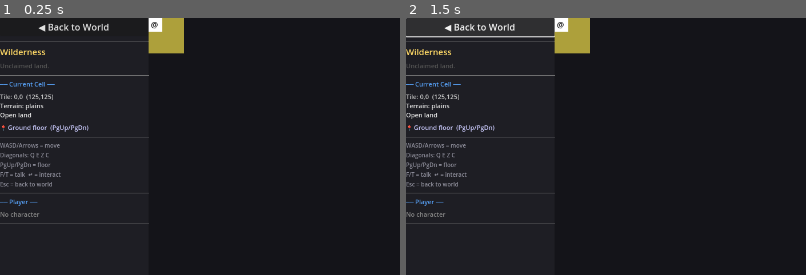
Above: before the commit, frames 1-2 (left to right).
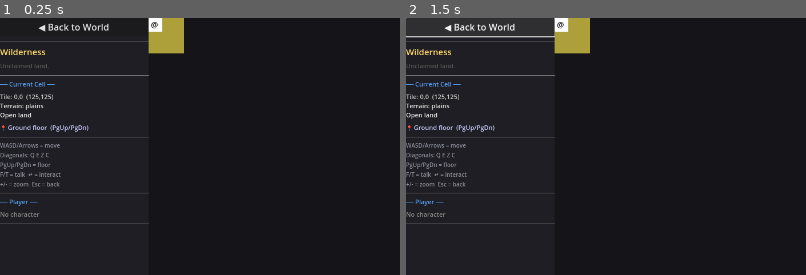
Above: after the commit, the same moments.

Repository: moneybagboyz/Falling-Leaves-Ravensguard
Game: Godot game, scene res://src/ui/settlement_view.tscn
Same seed, same stepped clock (60 frames per second), same inputs: the game is played once before the commit and once after it. This scene is started directly instead of the project's main scene.
Inputs (mouse positions are % of the whole screen's width and height, from its top left):
- Up to frame 1 (0.25 s): no input
- Up to frame 2 (1.5 s): tap Enter at 0.5 s; move the mouse to (72, 45) at 0.52 s; hold Right 0.53-1.25 s; tap E at 0.6 s; click (72, 45) at 0.67 s; tap Space at 0.77 s; click "◀ Back to World" at 1.25 s
The pictures show only the part of the screen within x 0-50%, y 0-50%; the shares and areas given below are measured in that part.

The runs differ from the first frame. In frame 1, 0.1% of the frame differs, in the area x 0-15%, y 63-66%; in frame 2, 0.1%.

Commit message:
SettlementView: add +/- zoom (ZOOM_STEPS 32-96px, default 64)

Diff:
--- a/src/ui/settlement_view.gd
+++ b/src/ui/settlement_view.gd
@@ -13,7 +13,7 @@
 extends Control
 
 # ── Layout constants ───────────────────────────────────────────────────────────
-const CELL_SIZE        := 64
+const ZOOM_STEPS: Array[int] = [32, 48, 64, 80, 96]
 const PANEL_W          := 260
 ## Cells visible in each direction from the player (viewport = 2R+1 square).
 const VIEWPORT_RADIUS  := 8
@@ -68,11 +68,16 @@
 ## Current z-level: 0 = ground, 1 = upper, -1 = cellar.
 var _current_z: int = 0
 
+## Zoom: current tile pixel size and index into ZOOM_STEPS.
+var _cell_px:  int = 64
+var _zoom_idx: int = 2
+
 ## Flat arrays of the (2R+1)² viewport tile nodes, row-major (slot_y * dim + slot_x).
 var _viewport_rects:  Array = []
 var _viewport_labels: Array = []
 
 # ── Node refs (built in _ready) ────────────────────────────────────────────────
+var _clip_box:    Control     = null   ## Clipping container for the map area
 var _map_area:    Control     = null   ## Container that holds tile rects and the pawn
 var _player_rect: ColorRect  = null    ## Player pawn visual
 var _cursor_rect: ColorRect  = null    ## Yellow highlight on player's cell
@@ -183,6 +188,12 @@
 			KEY_ENTER, KEY_KP_ENTER:
 				if _interact_btn != null and _interact_btn.visible:
 					_on_interact_pressed()
+			KEY_EQUAL, KEY_KP_ADD:
+				_change_zoom(1)
+				get_viewport().set_input_as_handled()
+			KEY_MINUS, KEY_KP_SUBTRACT:
+				_change_zoom(-1)
+				get_viewport().set_input_as_handled()
 
 
 # ── UI construction ─────────────────────────────────────────────────────────────
@@ -256,7 +267,7 @@
 	panel_vbox.add_child(_make_sep())
 
 	var hint := Label.new()
-	hint.text = "WASD/Arrows = move\nDiagonals: Q E Z C\nPgUp/PgDn = floor\nF/T = talk  ↵ = interact\nEsc = back to world"
+	hint.text = "WASD/Arrows = move\nDiagonals: Q E Z C\nPgUp/PgDn = floor\nF/T = talk  ↵ = interact\n+/- = zoom  Esc = back"
 	hint.add_theme_color_override("font_color", COLOR_DIM)
 	hint.add_theme_font_size_override("font_size", 10)
 	panel_vbox.add_child(hint)
@@ -288,22 +299,17 @@
 	_interact_btn.pressed.connect(_on_interact_pressed)
 	panel_vbox.add_child(_interact_btn)
 
-	# ── Right: fixed-size viewport clip box ───────────────────────────────
-	# The player is always centred; no scrolling is needed.
-	var dim := 2 * VIEWPORT_RADIUS + 1
-	var vp_px := dim * CELL_SIZE
-
-	var clip_box := Control.new()
-	clip_box.clip_contents = true
-	clip_box.custom_minimum_size = Vector2(vp_px, vp_px)
-	clip_box.size_flags_horizontal = Control.SIZE_EXPAND_FILL
-	clip_box.size_flags_vertical   = Control.SIZE_EXPAND_FILL
-	hbox.add_child(clip_box)
+	# ── Right: dynamic-size viewport clip box ───────────────────────────────
+	# The player is always centred; tile size is driven by _cell_px.
+	_clip_box = Control.new()
+	_clip_box.clip_contents = true
+	_clip_box.size_flags_horizontal = Control.SIZE_EXPAND_FILL
+	_clip_box.size_flags_vertical   = Control.SIZE_EXPAND_FILL
+	hbox.add_child(_clip_box)
 
 	_map_area = Control.new()
 	_map_area.mouse_filter = Control.MOUSE_FILTER_IGNORE
-	_map_area.custom_minimum_size = Vector2(vp_px, vp_px)
-	clip_box.add_child(_map_area)
+	_clip_box.add_child(_map_area)
 
 	_build_dialogue_panel()
 
@@ -355,23 +361,43 @@
 
 
 # ── Map rendering ─────────────────────────────────────────────────────────────
+## Tear down and recreate all tile nodes at the new _cell_px size.
+func _rebuild_grid() -> void:
+	# Free all existing tile + pawn nodes.
+	for child in _map_area.get_children():
+		child.queue_free()
+	_viewport_rects.clear()
+	_viewport_labels.clear()
+	_cursor_rect = null
+	_player_rect = null
+	_render_cells()
+	_update_viewport_content()
+	_update_pawn_visual()
+
+
+func _change_zoom(delta: int) -> void:
+	_zoom_idx = clamp(_zoom_idx + delta, 0, ZOOM_STEPS.size() - 1)
+	_cell_px   = ZOOM_STEPS[_zoom_idx]
+	_rebuild_grid()
+
+
 func _render_cells() -> void:
 	_viewport_rects.clear()
 	_viewport_labels.clear()
 
-	# Build a fixed (2R+1)² grid of ColorRect nodes at stable pixel positions.
+	# Build a (2R+1)² grid of ColorRect nodes sized by _cell_px.
 	# Content is set by _update_viewport_content() once player position is known.
 	var dim := 2 * VIEWPORT_RADIUS + 1
-	_map_area.custom_minimum_size = Vector2(dim * CELL_SIZE, dim * CELL_SIZE)
+	_map_area.custom_minimum_size = Vector2(dim * _cell_px, dim * _cell_px)
 
 	for slot_y: int in range(dim):
 		for slot_x: int in range(dim):
-			var px := slot_x * CELL_SIZE
-			var py := slot_y * CELL_SIZE
+			var px := slot_x * _cell_px
+			var py := slot_y * _cell_px
 
 			var rect := ColorRect.new()
 			rect.position = Vector2(px + 1, py + 1)
-			rect.size     = Vector2(CELL_SIZE - 2, CELL_SIZE - 2)
+			rect.size     = Vector2(_cell_px - 2, _cell_px - 2)
 			rect.color    = Color(0.08, 0.08, 0.10)  # default void colour
 			_map_area.add_child(rect)
 			_viewport_rects.append(rect)
@@ -381,13 +407,13 @@
 			lbl.add_theme_font_size_override("font_size", 9)
 			lbl.add_theme_color_override("font_color", Color(0, 0, 0, 0.7))
 			lbl.position = Vector2(2, 2)
-			lbl.size     = Vector2(CELL_SIZE - 4, CELL_SIZE - 4)
+			lbl.size     = Vector2(_cell_px - 4, _cell_px - 4)
 			rect.add_child(lbl)
 			_viewport_labels.append(lbl)
 
 	# Cursor rect (yellow highlight on player's tile) — above cells, below pawn
 	_cursor_rect = ColorRect.new()
-	_cursor_rect.size    = Vector2(CELL_SIZE - 2, CELL_SIZE - 2)
+	_cursor_rect.size    = Vector2(_cell_px - 2, _cell_px - 2)
 	_cursor_rect.color   = COLOR_CURSOR
 	_cursor_rect.mouse_filter = Control.MOUSE_FILTER_IGNORE
 	_map_area.add_child(_cursor_rect)
@@ -662,11 +688,11 @@
 	if _player_rect == null or _cursor_rect == null:
 		return
 	# Player pawn always sits at the centre slot of the viewport grid.
-	var cx := VIEWPORT_RADIUS * CELL_SIZE
-	var cy := VIEWPORT_RADIUS * CELL_SIZE
+	var cx := VIEWPORT_RADIUS * _cell_px
+	var cy := VIEWPORT_RADIUS * _cell_px
 	_player_rect.position = Vector2(
-		cx + (CELL_SIZE - 24) / 2.0,
-		cy + (CELL_SIZE - 24) / 2.0
+		cx + (_cell_px - 24) / 2.0,
+		cy + (_cell_px - 24) / 2.0
 	)
 	_cursor_rect.position = Vector2(cx + 1, cy + 1)
 
